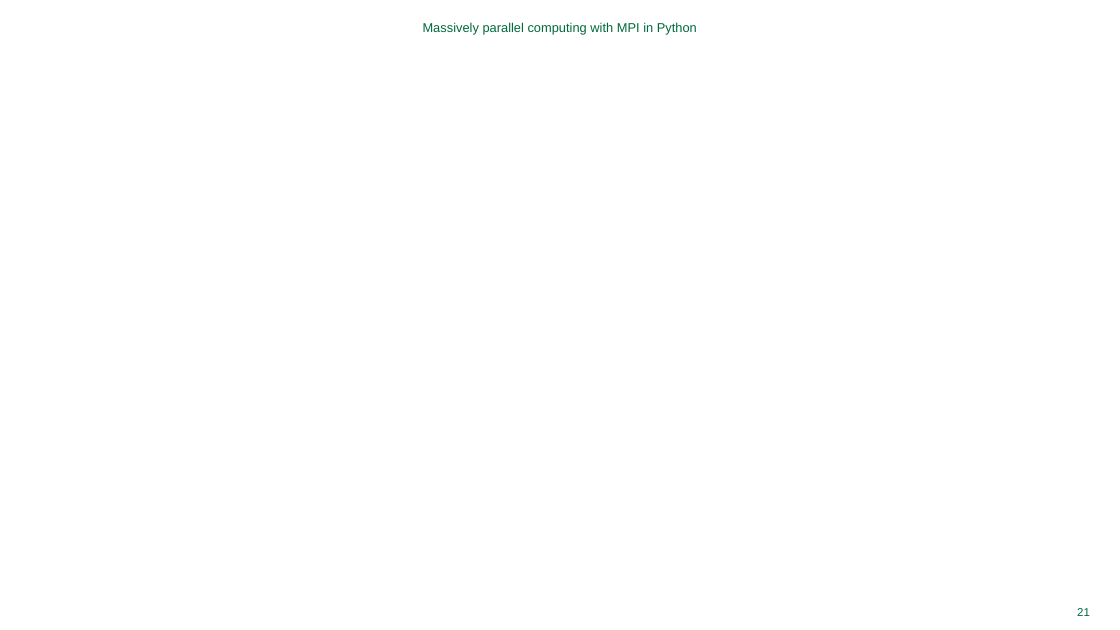
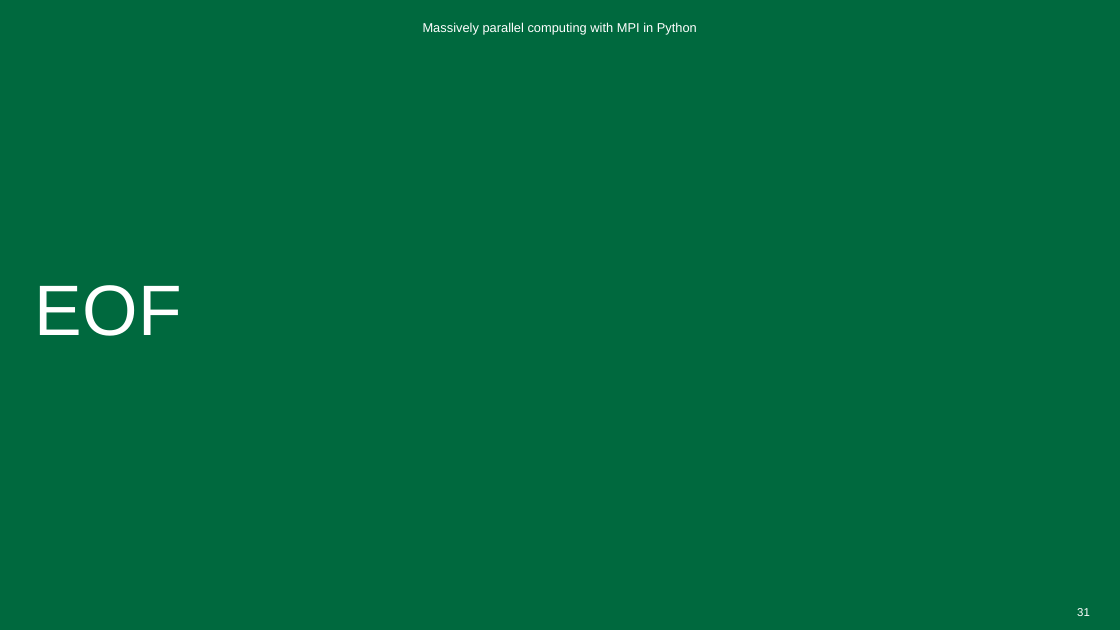
Before and after one commit to Dartmouth-Libraries/distributed-computing-with-python-and-mpi, a slide deck: slide 31 of ppt/Distributed-Computing-with-MPI.pptx (slide 21 before the commit). Drawn at 1120x630 pixels with LibreOffice and Linux fonts; fonts in the diff are those of the drawing; background and template pictures are left out. Boxes give left, top, right and bottom in pixels: in the first picture for what was removed or moved away, otherwise in the second. Text is boxed around its words. In the diff, an @@ line names an element or a change of style, - is before the commit and + after.

```diff
--- a/ppt/Distributed-Computing-with-MPI.pptx
+++ b/ppt/Distributed-Computing-with-MPI.pptx
@@ rectangle added at (0,0,1120,630), fill #00693E @@
@@ text "Massively parallel computing with MPI ..." at (423,22,697,34): text colour #00693E to #FFFFFF @@
@@ title added at (35,285,182,336), 61.2 pt, text #FFFFFF @@
+EOF
@@ page number at (1077,608,1090,616): text changed; text colour #00693E to #FFFFFF @@
-21
+31
```
Also in this commit, not shown: 11 other slides changed, 9 slides added.
